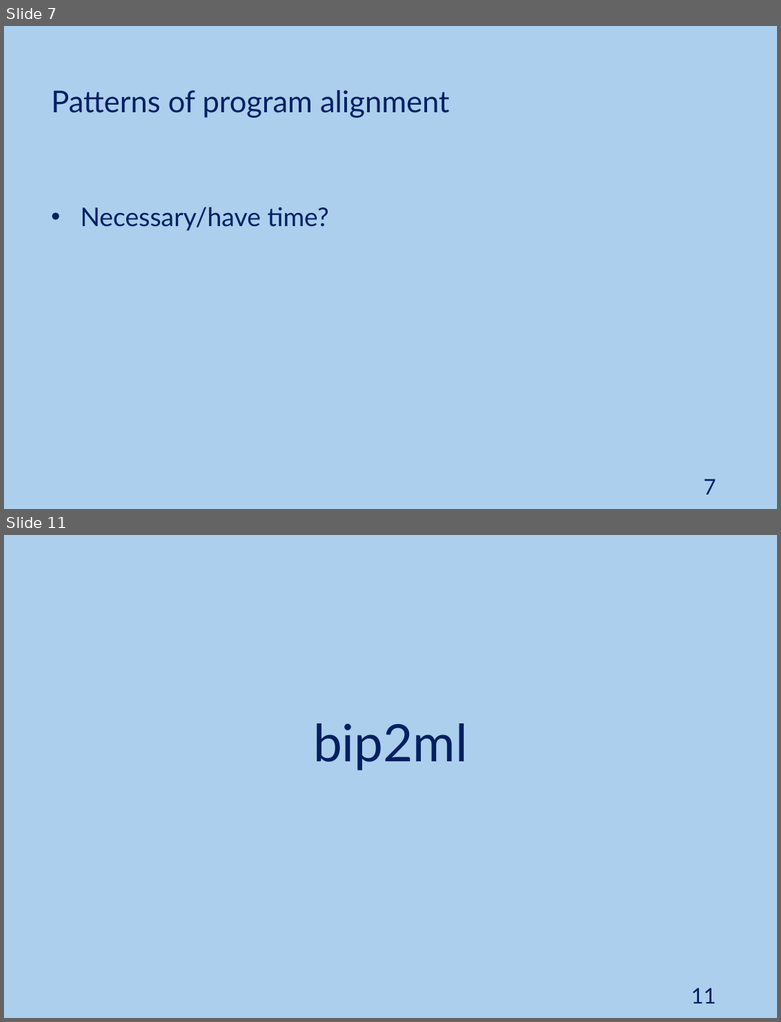
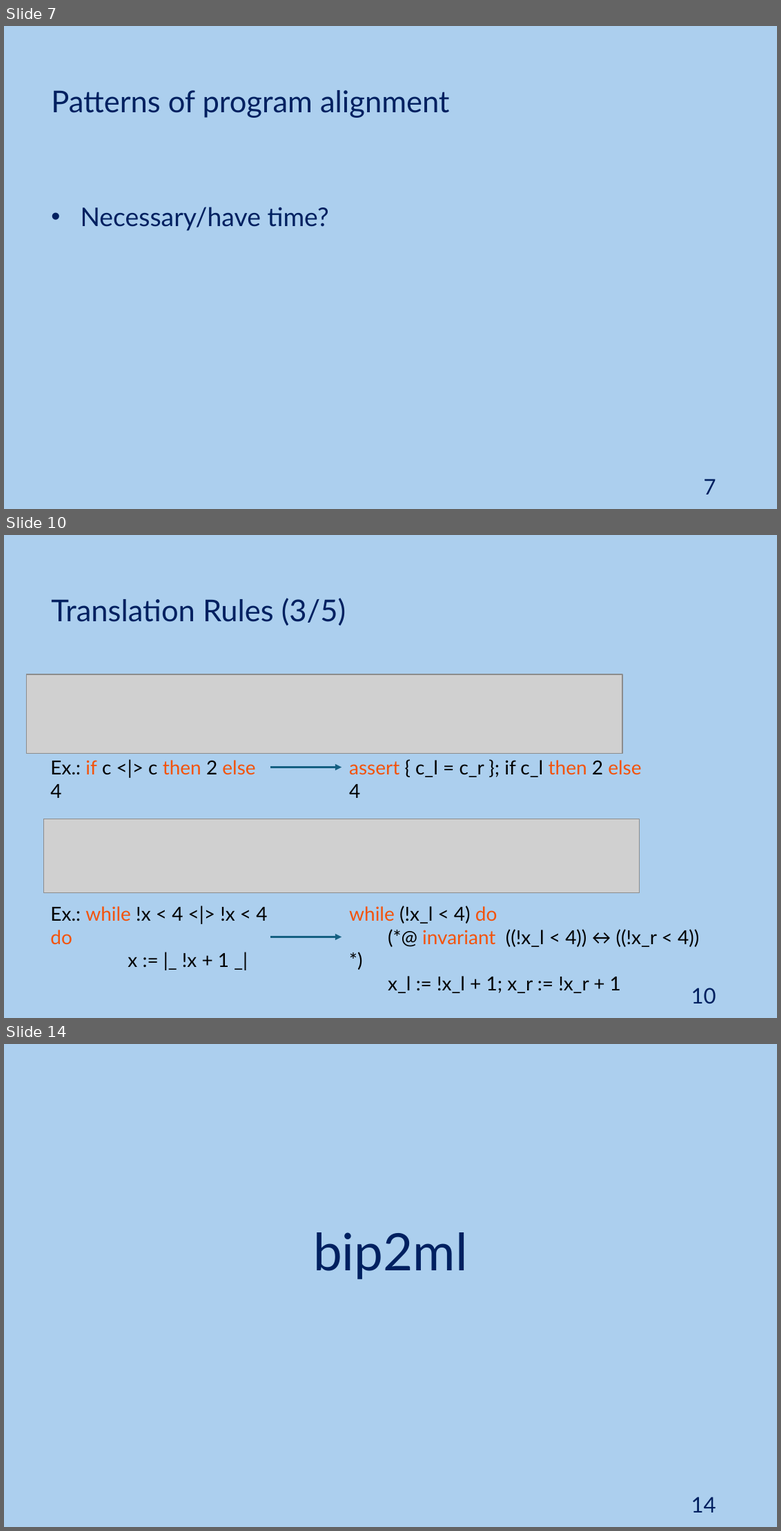
Before and after one commit to JoaoNini75/MasterThesis, a slide deck: tese/presentation/Ap Tese.pptx. Shown one above the other, each under a label of ours: slides 7 and 11 before the commit, slides 7, 10 and 14 after it; the slides between them are not shown. The pictures are 781x1022 and 781x1531 pixels, drawn with LibreOffice and Linux fonts; fonts in the diff are those of the drawing; grey boxes stand for pictures. Boxes give left, top, right and bottom in pixels: in the first picture for what was removed or moved away, otherwise in the second. Text is boxed around its words. In the diff, an @@ line names an element or a change of style, - is before the commit and + after.

Commit message:
Added examples to translation rules' list

```diff
--- a/tese/presentation/Ap Tese.pptx
+++ b/tese/presentation/Ap Tese.pptx
@@ slide 10 added at box(4, 535, 777, 1018), background #ACCFEE @@
@@ text added at box(51, 598, 346, 625), 28 pt, text #002060 @@
+Translation Rules (3/5)
@@ picture added at box(26, 674, 622, 753) @@
@@ text added at box(50, 760, 255, 798), 18 pt, text #000000 @@
+Ex.: if c <|> c then 2 else 4
@@ text added at box(349, 760, 641, 777), 18 pt, text #000000 @@
+assert { c_l = c_r }; if c_l then 2 else 4
@@ arrow added from (270, 768) to (341, 768), #156082 1.5 pt @@
@@ picture added at box(43, 819, 639, 893) @@
@@ text added at box(50, 906, 267, 967), 18 pt, text #000000 @@
+Ex.: while !x < 4 <|> !x < 4 do
+x := |_ !x + 1 _|
@@ text added at box(349, 906, 699, 993), 18 pt, text #000000 @@
+while (!x_l < 4) do
+(*@ invariant ((!x_l < 4)) ↔ ((!x_r < 4)) *)
+x_l := !x_l + 1; x_r := !x_r + 1
@@ arrow added from (270, 937) to (341, 937), #156082 1.5 pt @@
@@ page number added at box(691, 988, 716, 1004), 20 pt, text #002060 @@
+10
@@ what was slide 11 is now slide 14 @@
@@ page number at box(691, 1497, 716, 1513): text changed @@
-11
+14
```
Also in this commit, not shown: 17 slides changed, 4 other slides added, 24 slides removed.
